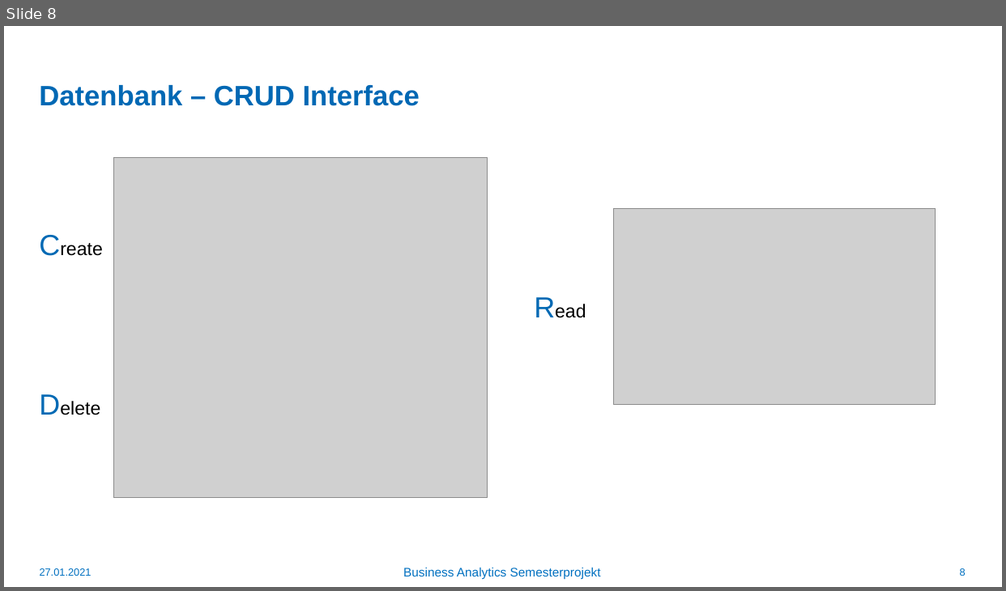
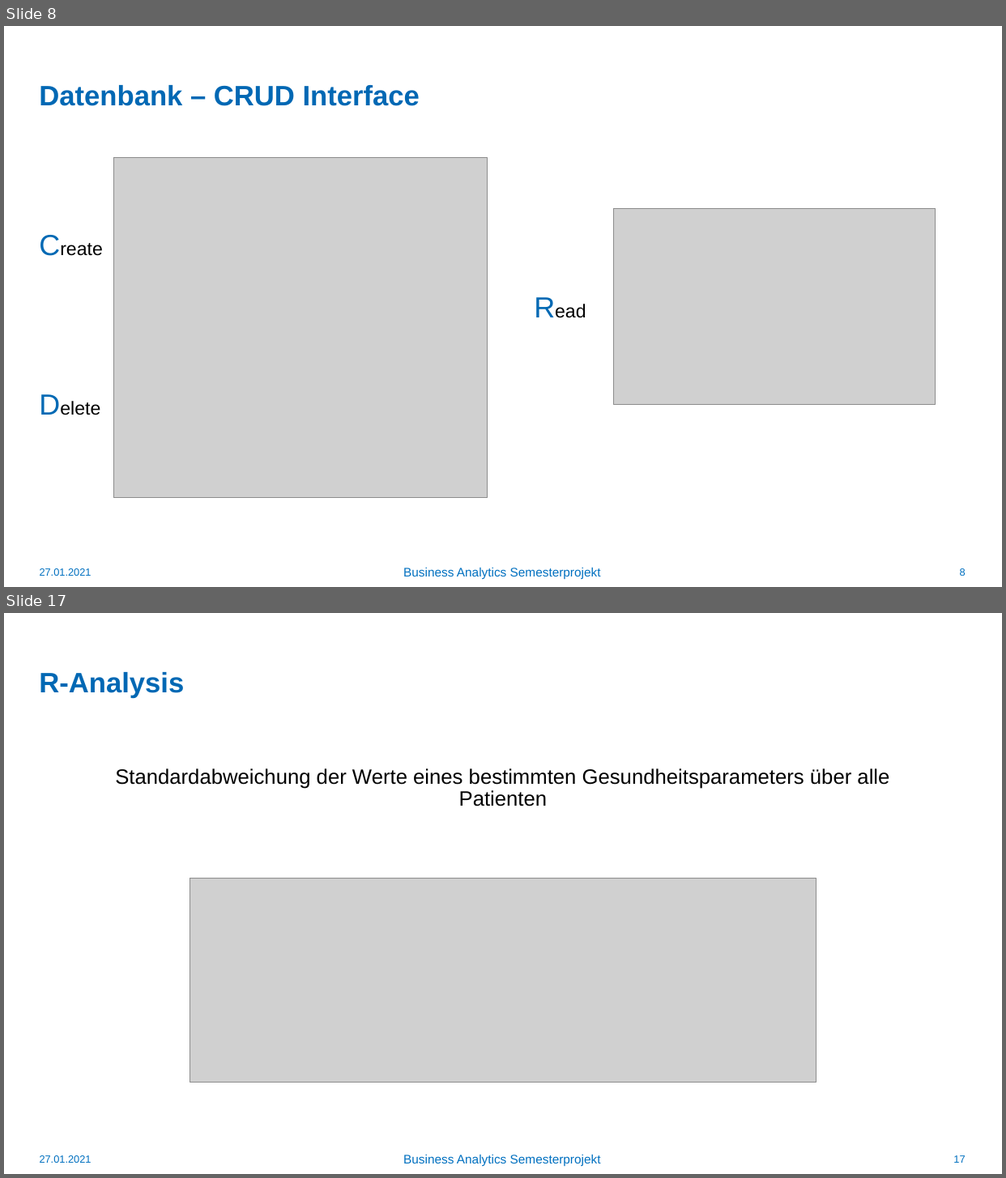
Before and after one commit to mxrdck/BuisnessAnalytics, a slide deck: Präsentation/BA_präsentation.pptx. Shown one above the other, each under a label of ours: slide 8 before the commit, slides 8 and 17 after it; the slides between them are not shown. The pictures are 1006x591 and 1006x1178 pixels, drawn with LibreOffice and Linux fonts; fonts in the diff are those of the drawing; grey boxes stand for pictures; background and template pictures are left out. Boxes give left, top, right and bottom in pixels: in the first picture for what was removed or moved away, otherwise in the second. Text is boxed around its words. In the diff, an @@ line names an element or a change of style, - is before the commit and + after.

```diff
--- a/Präsentation/BA_präsentation.pptx
+++ b/Präsentation/BA_präsentation.pptx
@@ slide 17 added at (4, 613, 1002, 1174), background #FFFFFF @@
@@ title added at (39, 672, 184, 698), 27 pt, text #0068B4, bold @@
+R-Analysis
@@ text added at (115, 769, 889, 807), 20 pt, text #000000 @@
+Standardabweichung der Werte eines bestimmten Gesundheitsparameters über alle Patienten
@@ picture added at (189, 878, 817, 1082) @@
@@ text added at (40, 1156, 91, 1163), 10 pt, text #0070C0 @@
+27.01.2021
@@ text added at (403, 1155, 601, 1166), 12 pt, text #0070C0 @@
+Business Analytics Semesterprojekt
@@ page number added at (953, 1156, 965, 1163), 10 pt, text #0070C0 @@
+17
```
Also in this commit, not shown: 1 slide changed, 10 other slides added.
